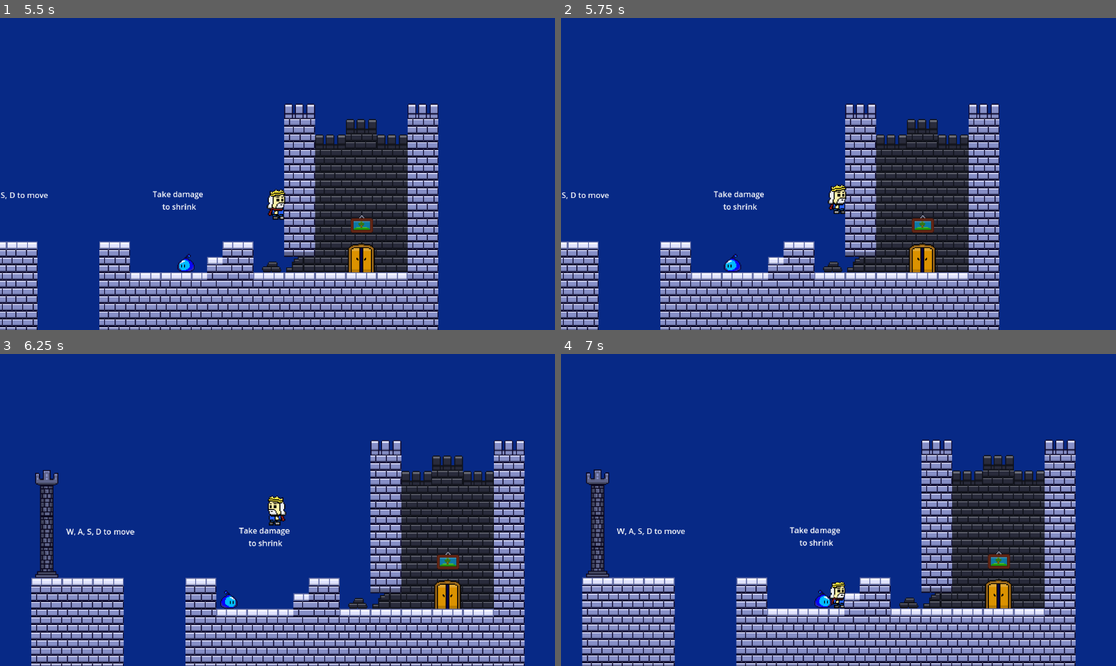
Above: before the commit, frames 1-4 (two rows, left to right).
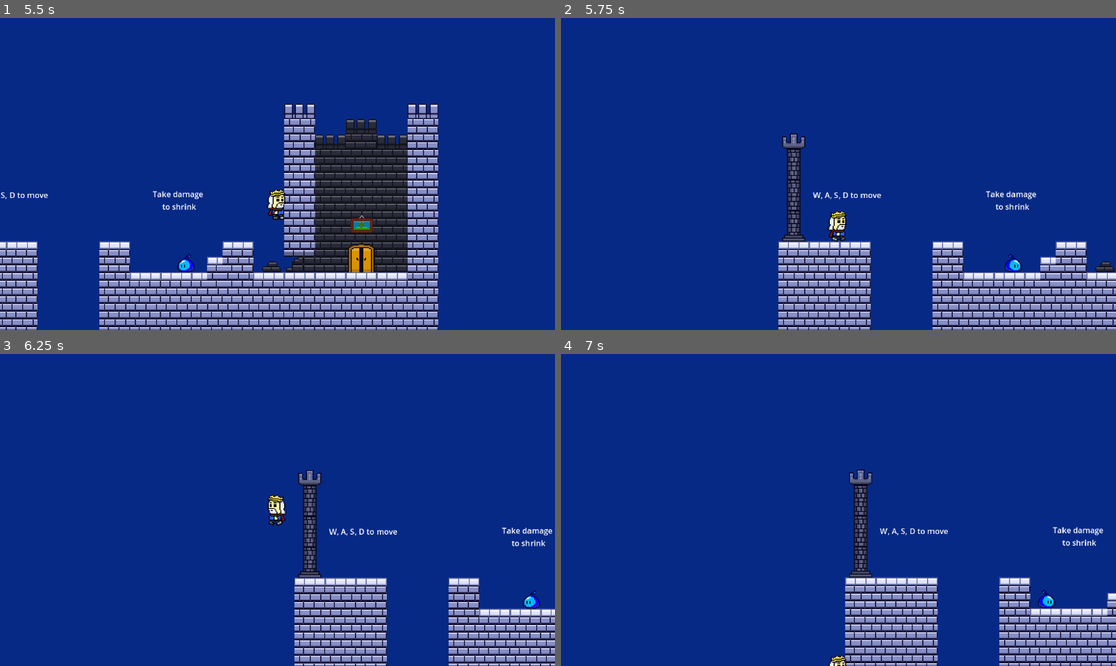
Above: after the commit, the same moments.

Repository: AND0MASTER/gamejam
Game: Godot game, scene res://Scenes/menu.tscn
The game is run twice, just before and just after one commit, with the same random seed, the same clock (stepped at 60 frames per second) and the same inputs.
Inputs:
- Up to frame 1 (5.5 s): click "Play" at 0.5 s; click "Level 1" at 1.25 s; hold D (move_right) 2.03-3.53 s; tap F (grow) every 0.75 s from 2.1 to 5.1 s; tap W (jump) at 2.27, 3.02, 4.52, 5.27 s; hold A (move_left) 3.53-4.28 s; hold D (move_right) from 4.28 s (still down)
- Up to frame 2 (5.75 s): keep holding D (move_right); tap R (reset) at 5.65 s
- Up to frame 3 (6.25 s): release D (move_right) at 5.78 s; hold A (move_left) from 5.78 s (still down); tap F (grow) at 5.85 s; tap W (jump) at 6.02 s
- Up to frame 4 (7 s): release A (move_left) at 6.53 s; hold D (move_right) from 6.53 s (still down); tap F (grow) at 6.6 s

Frame 1 is identical in both runs. In frame 2, 31% of the frame differs, in the area x 0-100%, y 27-100%; in frame 3, 31%; in frame 4, 31%.

Commit message:
reset fix

Diff:
--- a/Script/player.gd
+++ b/Script/player.gd
@@ -24,7 +24,7 @@
 		if !ray_cast_small.is_colliding():
 			AutoLoadedScript.SIZE = 1
 	#RESET
-	if Input.is_action_just_pressed("reset") and is_on_floor():
+	if Input.is_action_just_pressed("reset"):
 		get_tree().reload_current_scene()
 		AutoLoadedScript.key = false
 		AutoLoadedScript.SIZE = 1
